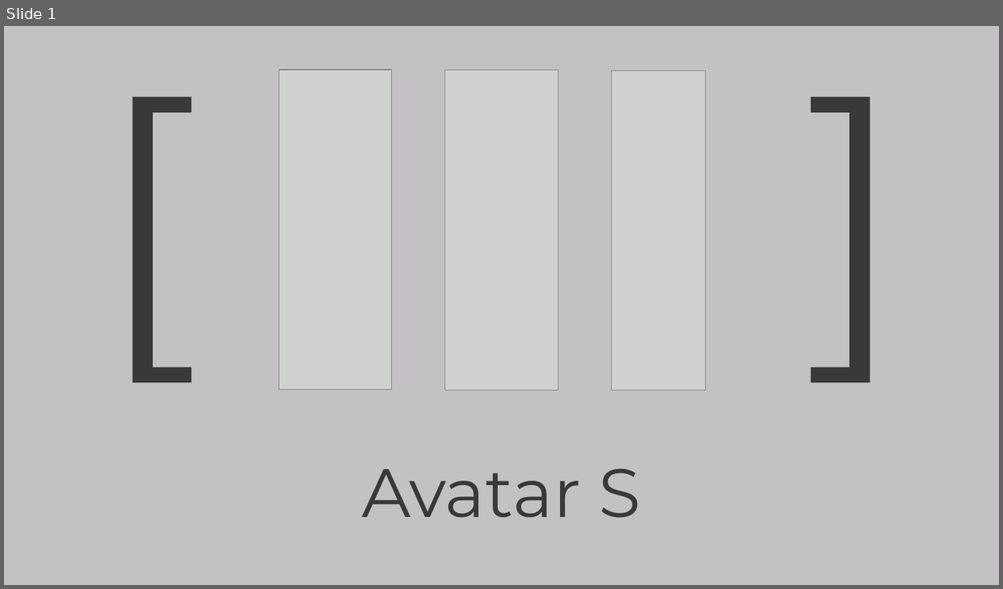
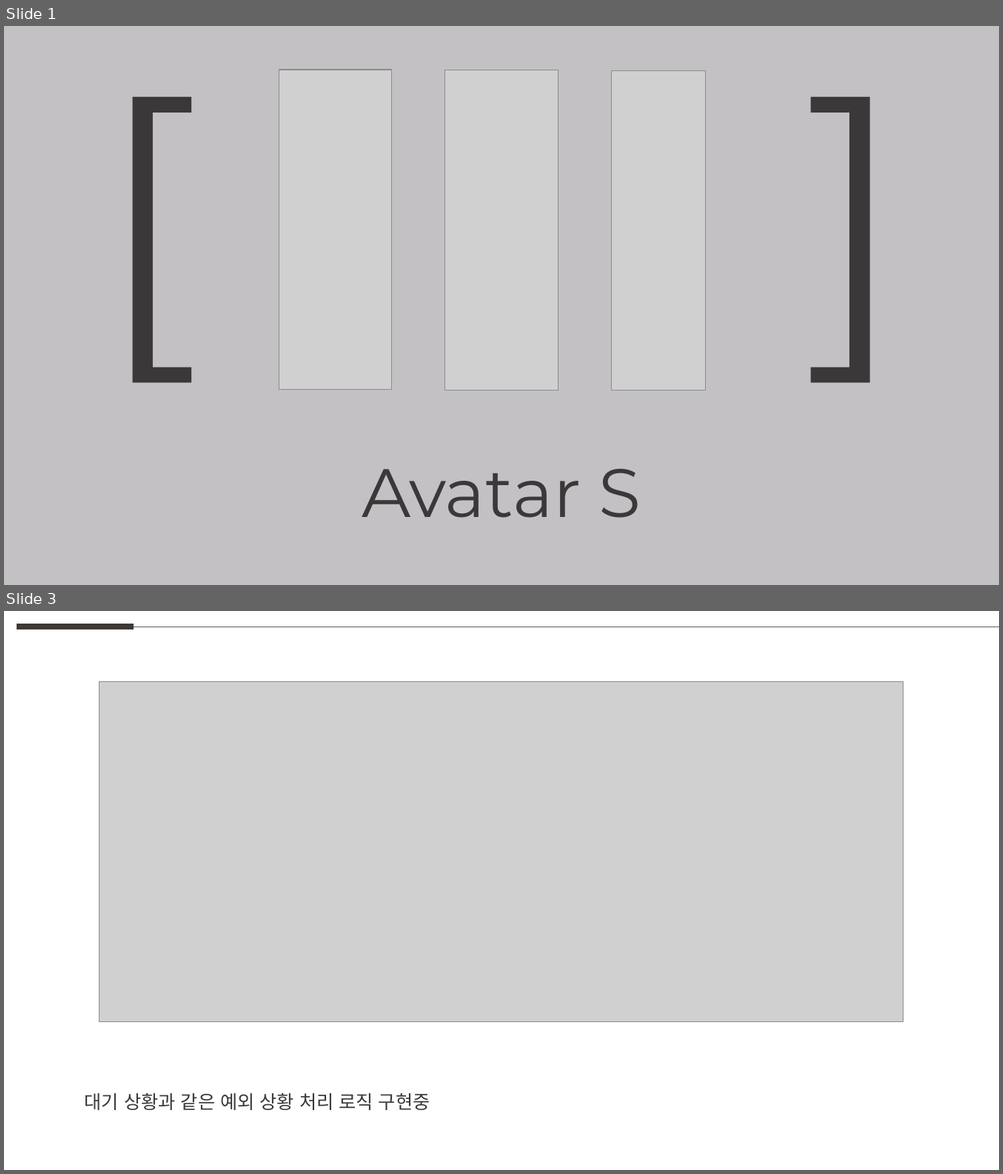
Before and after one commit to weaknessHero/Project_AvatarS, a slide deck: 발표자료/업데이트/LJHPPT.pptx. Shown one above the other, each under a label of ours: slide 1 before the commit, slides 1 and 3 after it; the slides between them are not shown. The pictures are 1003x589 and 1003x1174 pixels, drawn with LibreOffice and Linux fonts; fonts in the diff are those of the drawing; grey boxes stand for pictures. Boxes give left, top, right and bottom in pixels: in the first picture for what was removed or moved away, otherwise in the second. Text is boxed around its words. In the diff, an @@ line names an element or a change of style, - is before the commit and + after.

```diff
--- a/발표자료/업데이트/LJHPPT.pptx
+++ b/발표자료/업데이트/LJHPPT.pptx
@@ slide 3 added at bbox=[4, 611, 999, 1170], background #FFFFFF @@
@@ line added from (17, 627) to (134, 627), #3D3A35 6 pt @@
@@ line added from (134, 627) to (999, 627), #5F5F5D 0.5 pt @@
@@ picture added at bbox=[99, 682, 902, 1022] @@
@@ text added at bbox=[85, 1093, 430, 1111], 18 pt, text #3A3838 @@
+대기 상황과 같은 예외 상황 처리 로직 구현중
```
Also in this commit, not shown: 2 other slides added, 5 slides removed.
